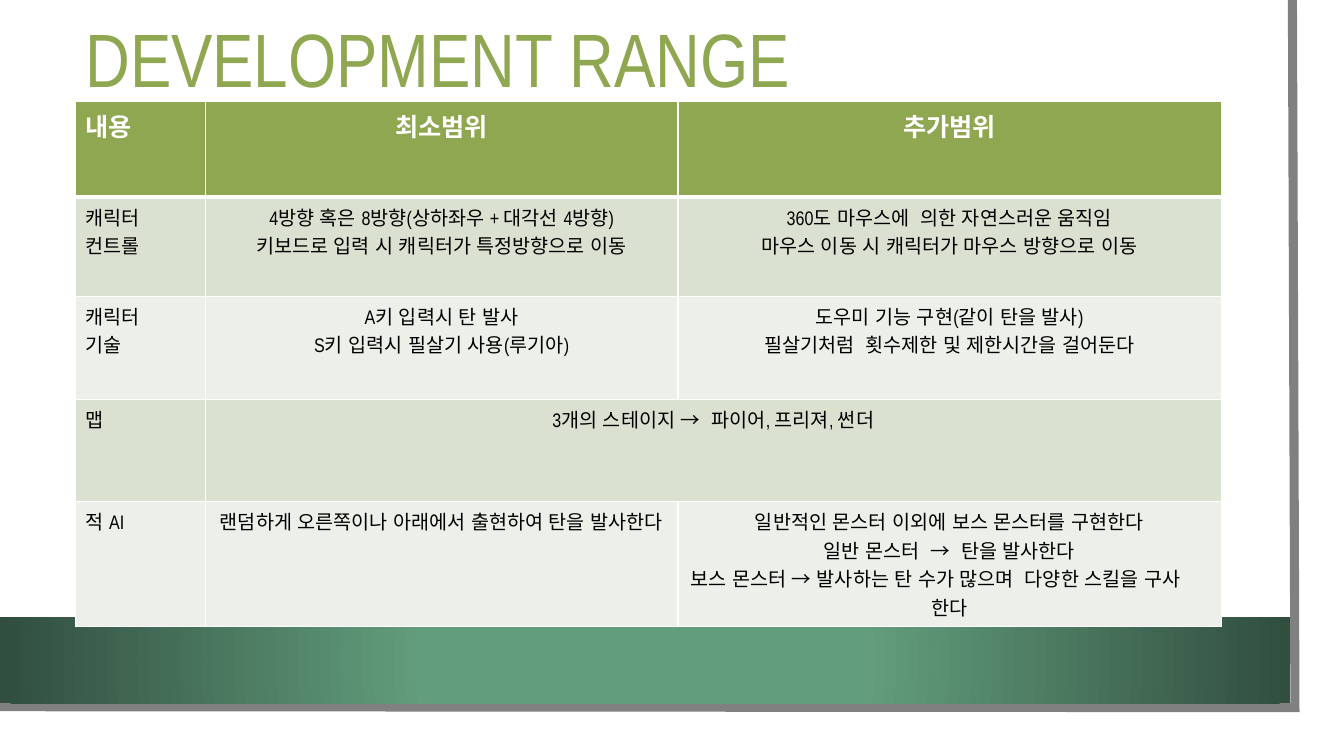
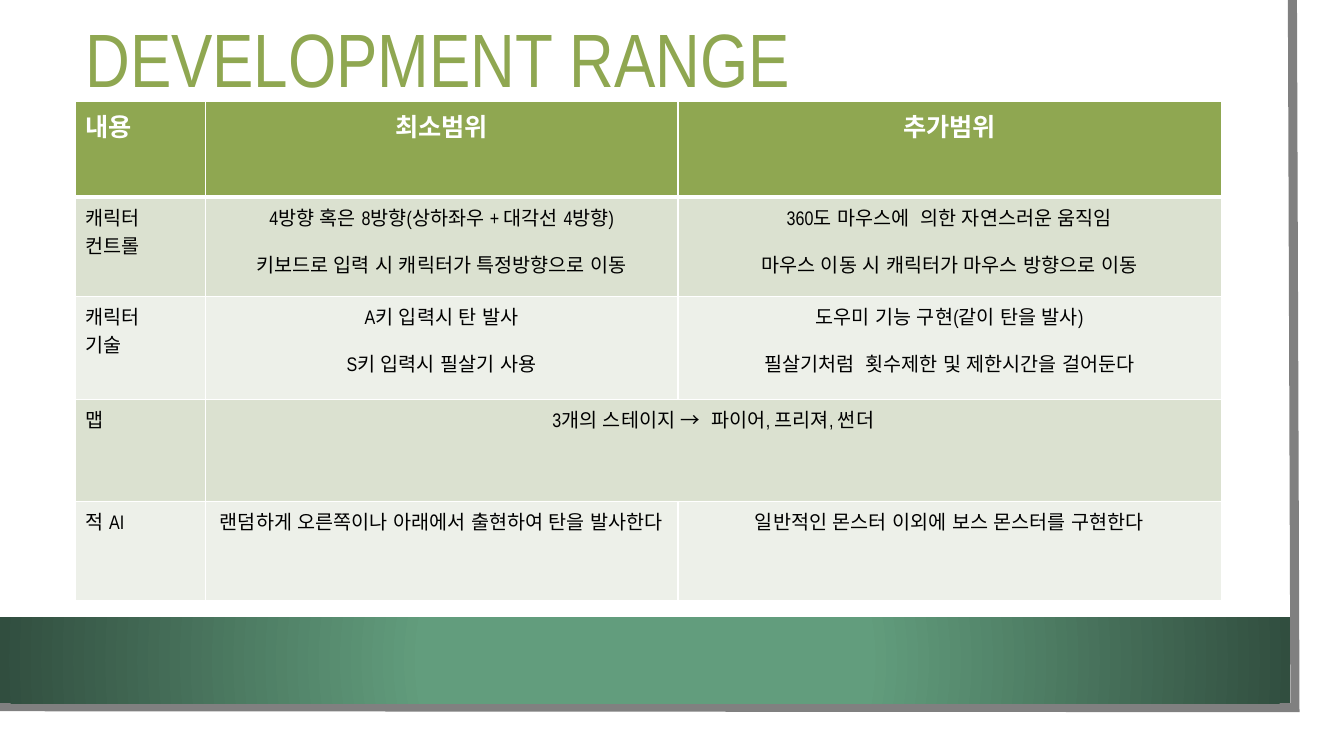
Before and after one commit to LEGO0937/2DGP-Project, a slide deck: slide 4 of Project 1st ppt/2DGP 게임기획서.pptx (slide 7 before the commit). Drawn at 1344x756 pixels with LibreOffice and Linux fonts; fonts in the diff are those of the drawing; background and template pictures are left out. Boxes give left, top, right and bottom in pixels: in the first picture for what was removed or moved away, otherwise in the second. Text is boxed around its words. In the diff, an @@ line names an element or a change of style, - is before the commit and + after.

```diff
--- a/Project 1st ppt/2DGP 게임기획서.pptx
+++ b/Project 1st ppt/2DGP 게임기획서.pptx
@@ table at [76,102,1222,601] @@
-row 3, column 2: A키 입력시 탄 발사 / S키 입력시 필살기 사용(루기아)
+row 3, column 2: A키 입력시 탄 발사 / S키 입력시 필살기 사용
-row 5, column 3: 일반적인 몬스터 이외에 보스 몬스터를 구현한다 / 일반 몬스터 → 탄을 발사한다 / 보스 몬스터 → 발사하는 탄 수가 많으며 다양한 스킬을 구사 한다
+row 5, column 3: 일반적인 몬스터 이외에 보스 몬스터를 구현한다
```
Also in this commit, not shown: 4 other slides changed.
